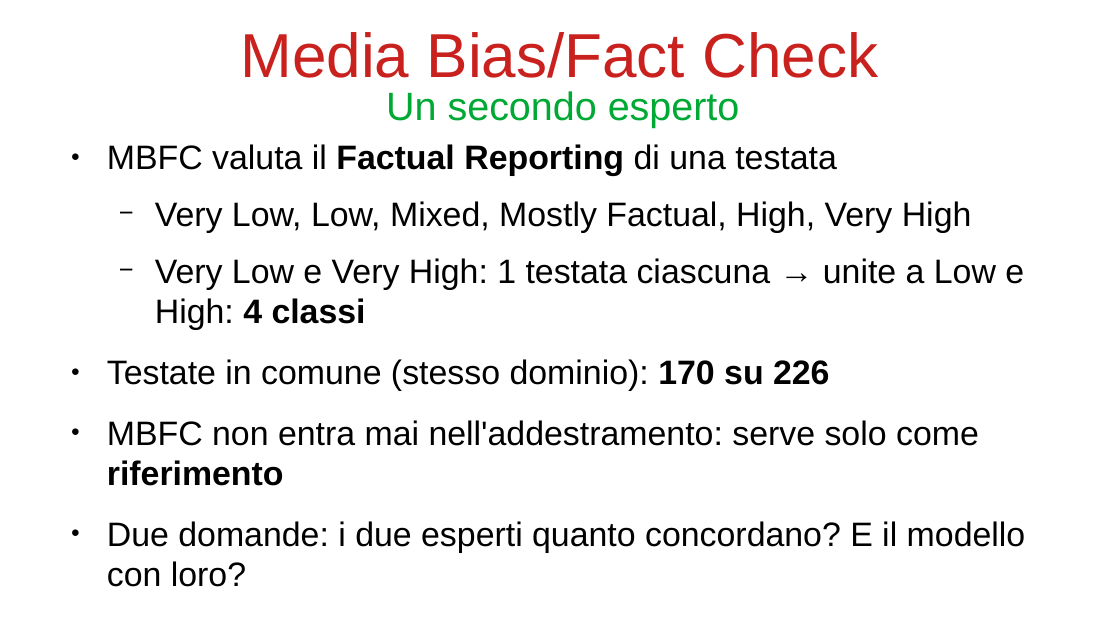
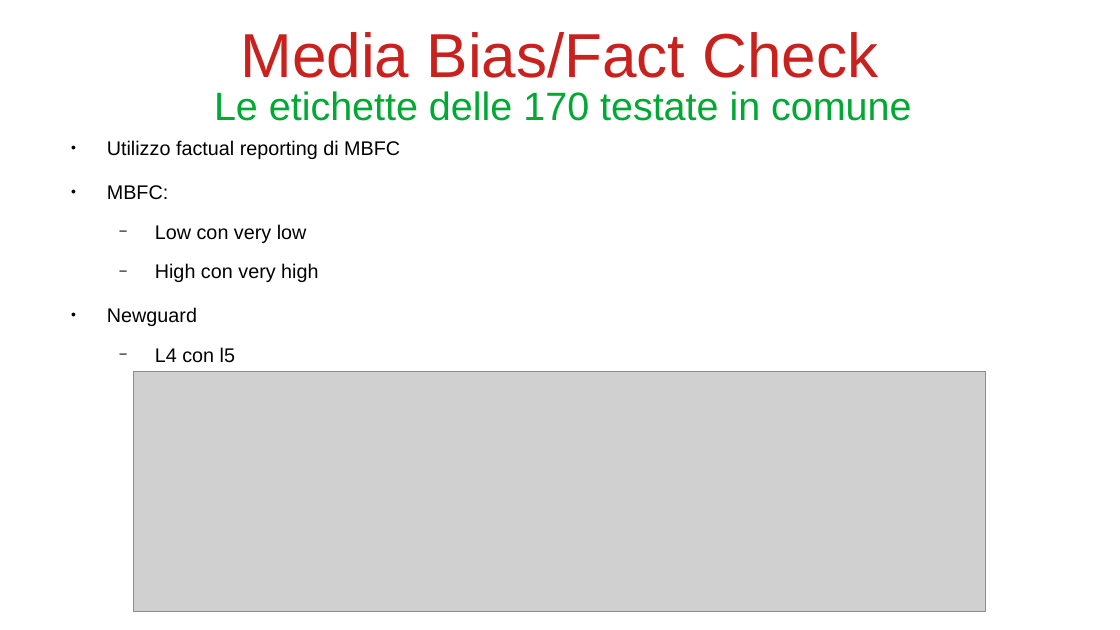
Before and after one commit to bianchi-john/PublisherClassification, a slide deck: slide 50 of Presentazioni/Stato finale/FinalState.odp (slide 45 before the commit). Drawn at 1120x630 pixels with LibreOffice and Linux fonts; fonts in the diff are those of the drawing; grey boxes stand for pictures. Boxes give left, top, right and bottom in pixels: in the first picture for what was removed or moved away, otherwise in the second. Text is boxed around its words. In the diff, an @@ line names an element or a change of style, - is before the commit and + after.

Commit message:
update slides

```diff
--- a/Presentazioni/Stato finale/FinalState.odp
+++ b/Presentazioni/Stato finale/FinalState.odp
@@ title at (x1=214, y1=91, x2=911, y2=121): text changed @@
-Un secondo esperto
+Le etichette delle 170 testate in comune
@@ text removed at (x1=107, y1=144, x2=1026, y2=587) @@
-● MBFC valuta il Factual Reporting di una testata
-  − Very Low, Low, Mixed, Mostly Factual, High, Very High
-  − Very Low e Very High: 1 testata ciascuna → unite a Low e High: 4 classi
-● Testate in comune (stesso dominio): 170 su 226
-● MBFC non entra mai nell'addestramento: serve solo come riferimento
-● Due domande: i due esperti quanto concordano? E il modello con loro?
@@ text added at (x1=107, y1=140, x2=400, y2=363), 14 pt, text #000000 @@
+● Utilizzo factual reporting di MBFC
+● MBFC:
+  − Low con very low
+  − High con very high
+● Newguard
+  − L4 con l5
@@ picture added at (x1=133, y1=372, x2=986, y2=612) @@
```
Also in this commit, not shown: 2 other slides changed, 7 slides added, 3 slides removed, 20 other files.
